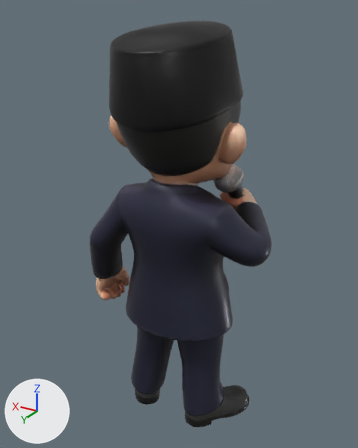
One commit to the glTF model assets/models/characters/anggota-dpr.glb: the scene before it, then after it.
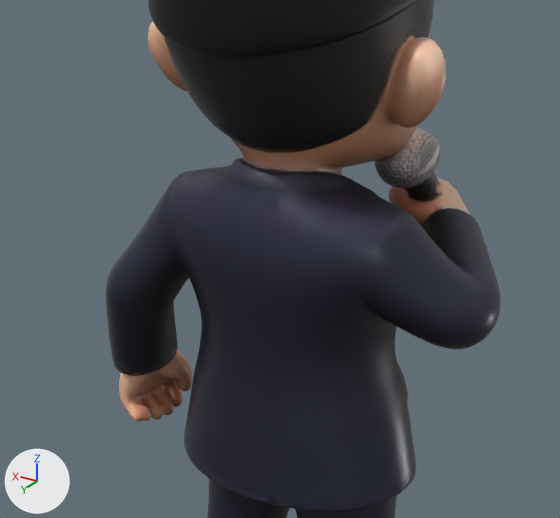
Each version is shown whole from a camera (50 mm lens) standing at (-0.945, 1.573, 1.673) and looking at (0.012, -0.021, 0.876), then close up on the part from 11% to 84% of the width and 24% to 77% of the height. The lights are fixed; the arrows at lower left show +X, +Y and +Z. The older version's two pictures come first. Vertices at exactly the same position are counted once.

In view in the first close-up: 'Body'.
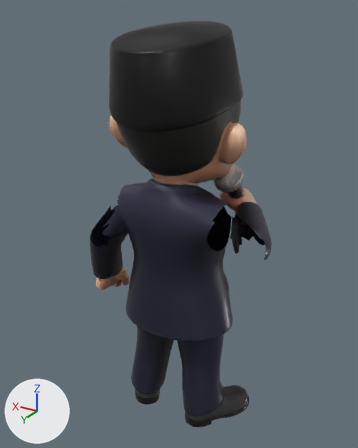
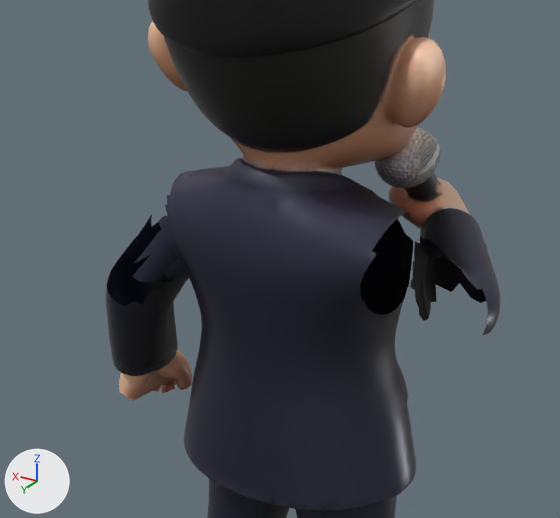
The change, as JSON lines over the scene's bpy script:
```json
{"block": "me_model", "where": "# used by ob_body; location = (0.0, 0.0, 0.0)"}
{"op": "remove", "block": "me_model", "code": "me_model.from_pydata(...)  # 12000 vertices, 24000 faces; spans x -0.39..0.39, y -0.29..0.29, z 0.0..1.64"}
{"op": "add", "block": "me_model", "code": "me_model.from_pydata(...)  # 11388 vertices, 22508 faces; spans x -0.39..0.39, y -0.29..0.29, z 0.0..1.64"}
{"block": "me_model", "change": "me_model part 1: 3 vertices moved within x 0.27..0.34, y -0.01..0.07, z 0.52; 256 vertices removed from x 0.27..0.38, y -0.03..0.12, z 0.47..0.53"}
{"block": "me_model", "change": "me_model part 2: 1 vertex moved within x -0.23, y -0.02, z 0.97; 246 vertices removed from x -0.37..-0.18, y -0.27..0.16, z 0.79..1.03"}
{"block": "me_model", "change": "me_model part 3: 110 vertices removed from x 0.17..0.31, y -0.01..0.19, z 0.81..1.03"}
```

Where the change shows, as pixel boxes [x1, y1, x2, y2] in the close-ups (560 x 518 px):
```json
{"part": 1, "of": "me_model", "change": "cut back", "before": [119, 383, 191, 422], "after": [141, 383, 191, 397]}
{"part": 2, "of": "me_model", "change": "cut back", "before": [360, 212, 489, 349], "after": [420, 236, 424, 243]}
{"part": 3, "of": "me_model", "change": "deleted", "before": [107, 177, 186, 306]}
```
